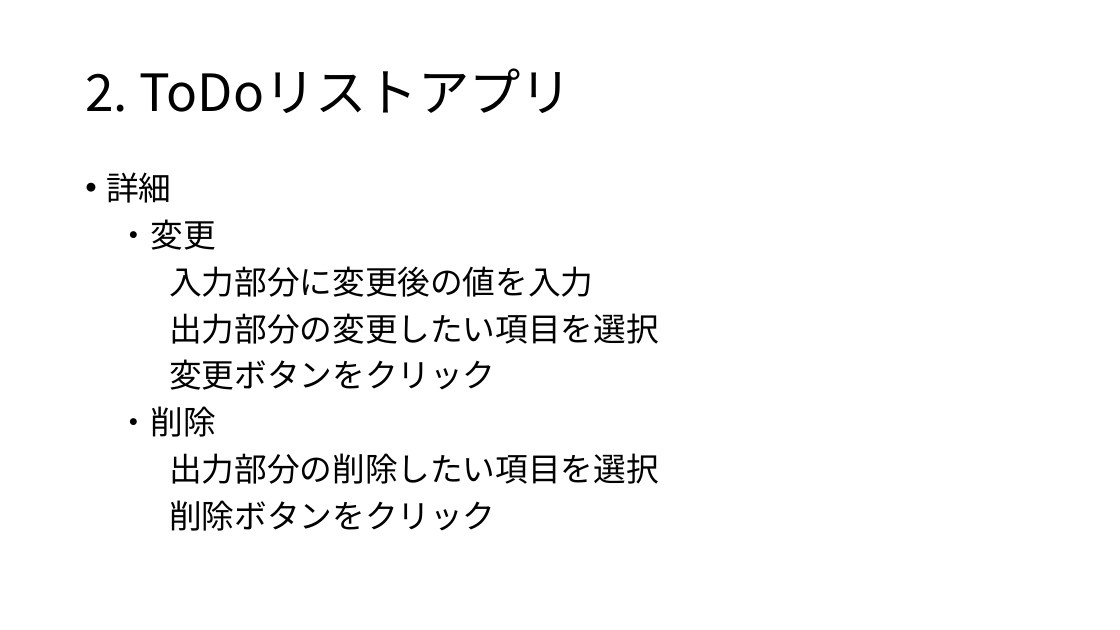
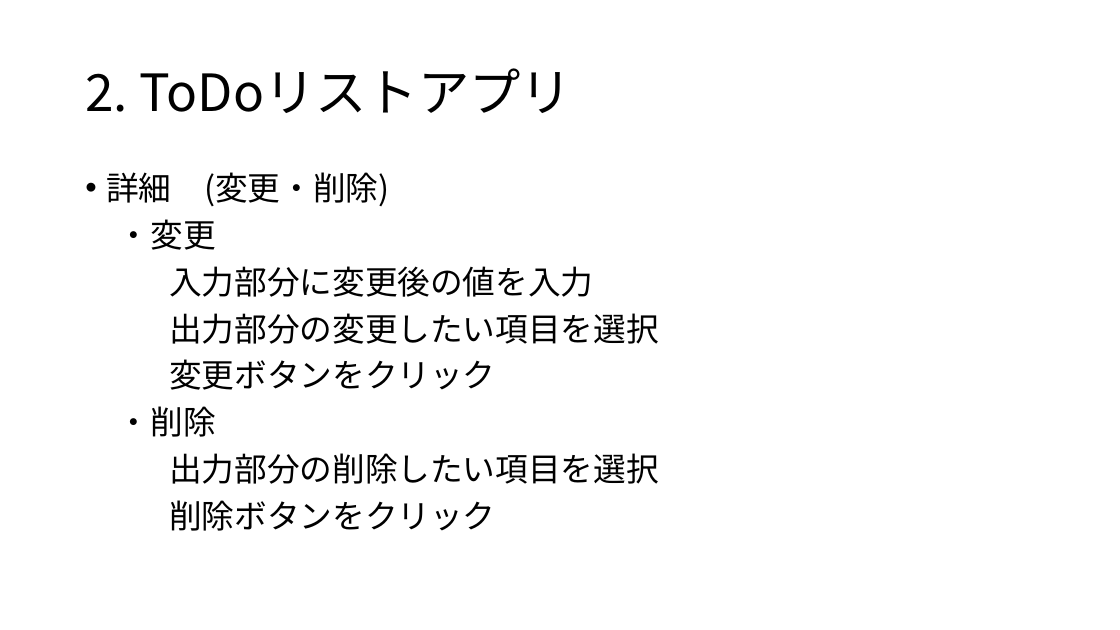
Before and after one commit to yamaguchi7d21/example, a slide deck: slide 13 of 8_最終課題/最終課題個人製作.pptx (slide 11 before the commit). Drawn at 1120x630 pixels with LibreOffice and Linux fonts; fonts in the diff are those of the drawing. Boxes give left, top, right and bottom in pixels: in the first picture for what was removed or moved away, otherwise in the second. Text is boxed around its words. In the diff, an @@ line names an element or a change of style, - is before the commit and + after.

```diff
--- a/8_最終課題/最終課題個人製作.pptx
+++ b/8_最終課題/最終課題個人製作.pptx
@@ text at (106, 172, 389, 206): text changed @@
-• 詳細
+• 詳細 (変更・削除)
```
Also in this commit, not shown: 4 other slides changed, 3 slides added, 19 other files.
